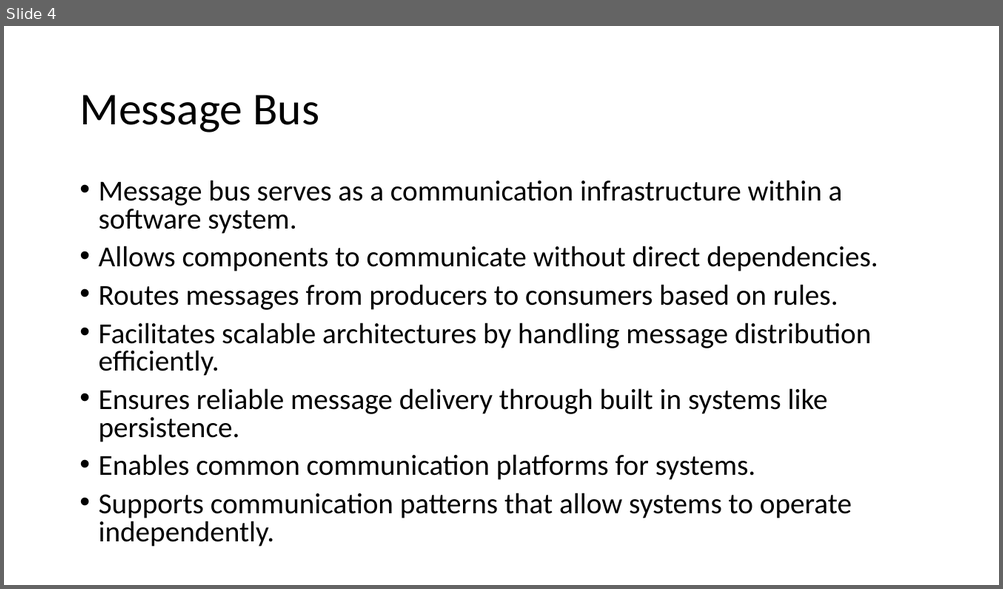
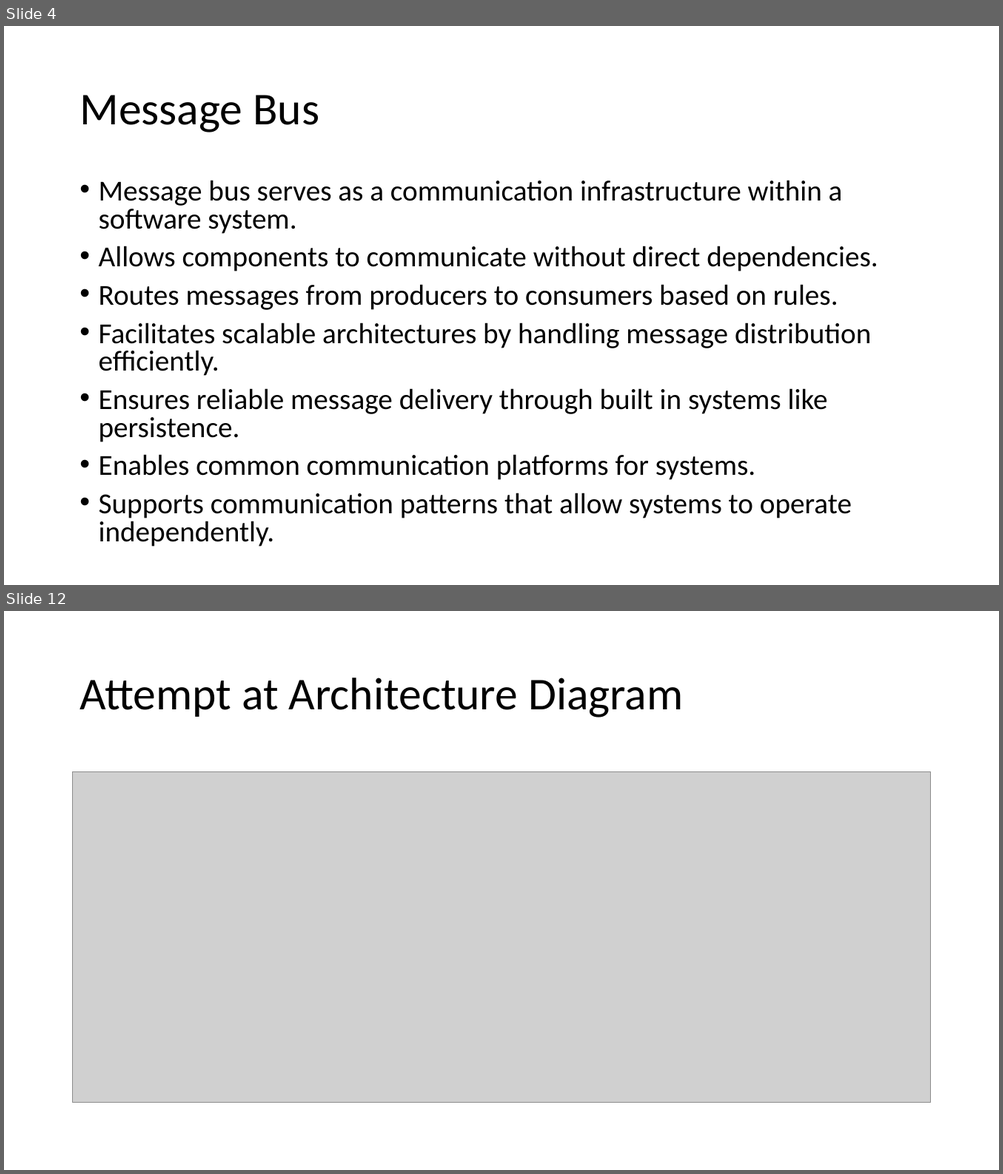
Before and after one commit to EricDeBuitleir/FYP-Public, a slide deck: Final Year Project/Architecture Application Presentation.pptx. Shown one above the other, each under a label of ours: slide 4 before the commit, slides 4 and 12 after it; the slides between them are not shown. The pictures are 1003x589 and 1003x1174 pixels, drawn with LibreOffice and Linux fonts; fonts in the diff are those of the drawing; grey boxes stand for pictures. Boxes give left, top, right and bottom in pixels: in the first picture for what was removed or moved away, otherwise in the second. Text is boxed around its words. In the diff, an @@ line names an element or a change of style, - is before the commit and + after.

```diff
--- a/Final Year Project/Architecture Application Presentation.pptx
+++ b/Final Year Project/Architecture Application Presentation.pptx
@@ slide 12 added at bbox=[4, 611, 999, 1170], background #FFFFFF @@
@@ title added at bbox=[79, 678, 683, 718], 44 pt, text #000000 @@
+Attempt at Architecture Diagram
@@ picture added at bbox=[73, 772, 930, 1102] @@
```
Also in this commit, not shown: 7 other slides added, 1 slide removed.
